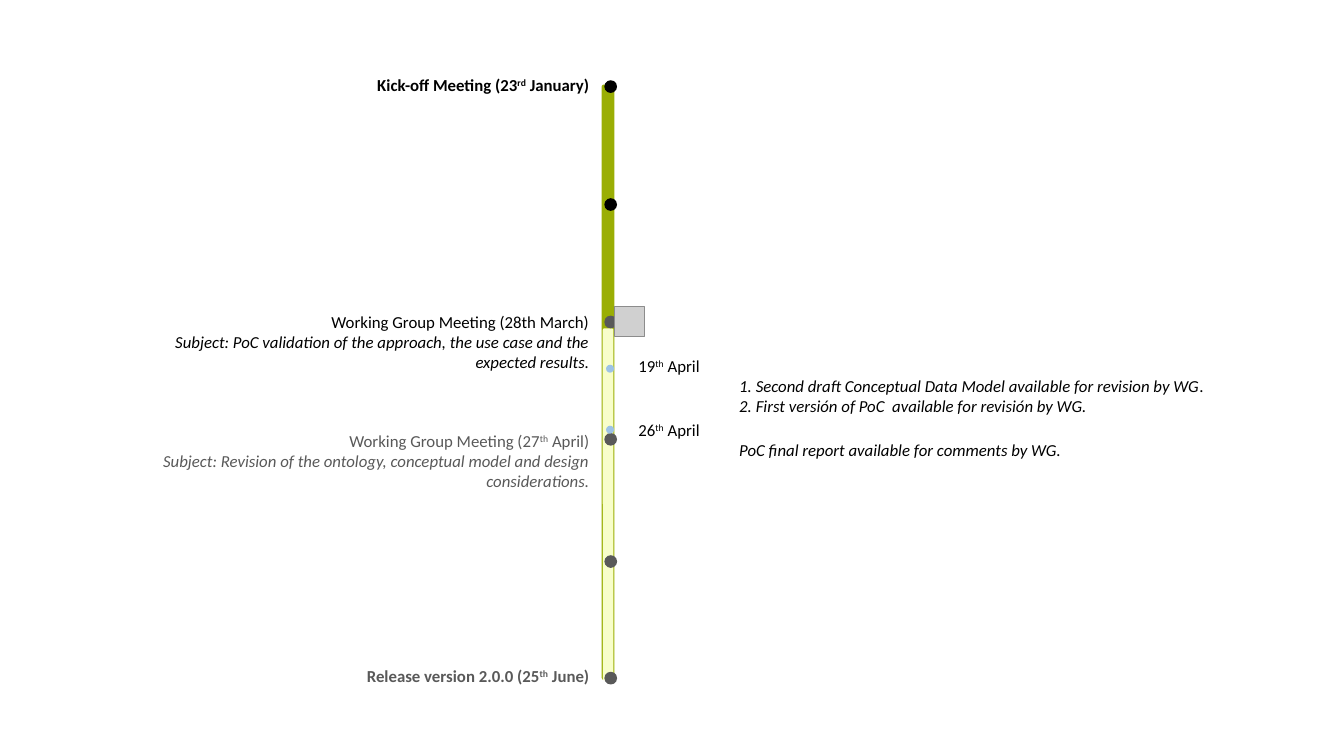
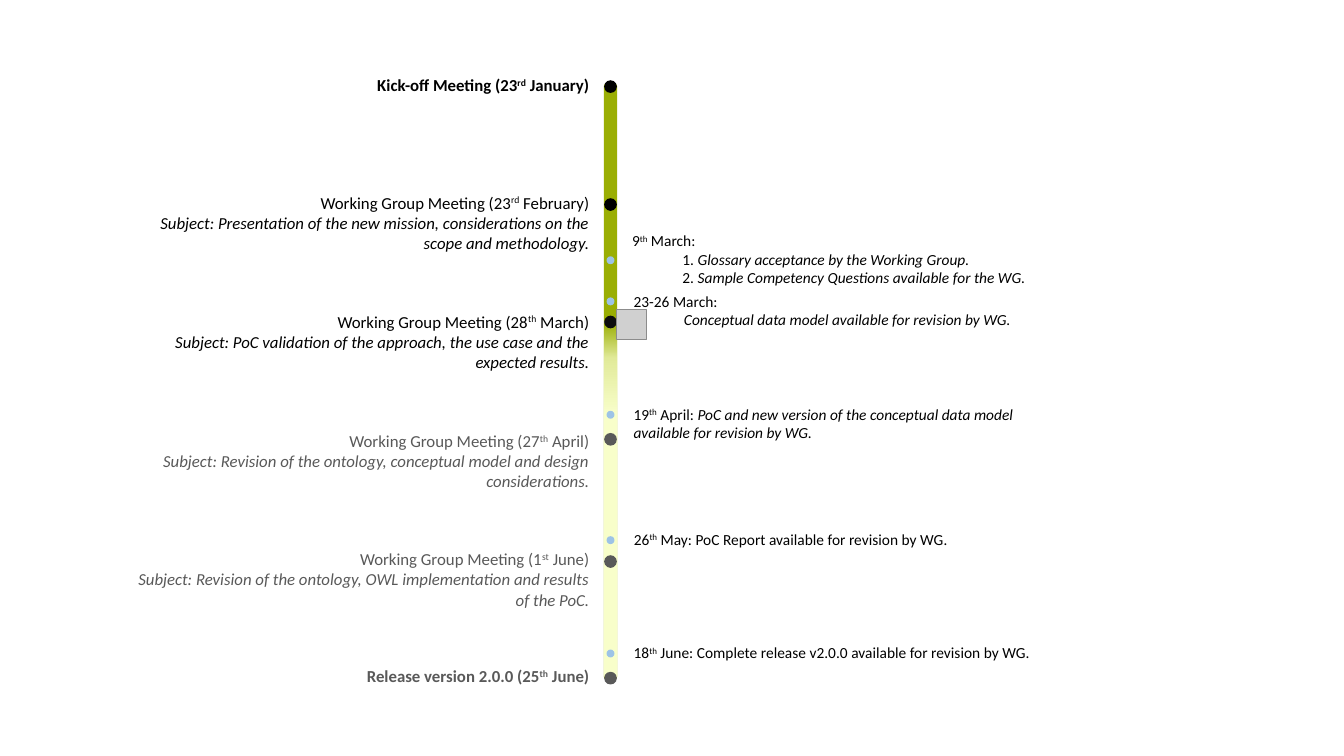
Before and after one commit to OP-TED/ePO, a slide deck: slide 1 of v2.0.0/08-Project Management/WGM Reports/5th_WGM/Timeline.pptx (slide 2 before the commit). Drawn at 1344x756 pixels with LibreOffice and Linux fonts; fonts in the diff are those of the drawing; grey boxes stand for pictures. Boxes give left, top, right and bottom in pixels: in the first picture for what was removed or moved away, otherwise in the second. Text is boxed around its words. In the diff, an @@ line names an element or a change of style, - is before the commit and + after.

```diff
--- a/v2.0.0/08-Project Management/WGM Reports/5th_WGM/Timeline.pptx
+++ b/v2.0.0/08-Project Management/WGM Reports/5th_WGM/Timeline.pptx
@@ text added at (x1=160, y1=197, x2=589, y2=252), 12 pt, text #000000, italic @@
+Working Group Meeting (23rd February)
+Subject: Presentation of the new mission, considerations on the scope and methodology.
@@ text added at (x1=651, y1=235, x2=1025, y2=286), 11 pt, text #000000, italic @@
+9th March:
+  1. Glossary acceptance by the Working Group.
+  2. Sample Competency Questions available for the WG.
@@ ellipse added at (x1=607, y1=256, x2=615, y2=264), fill #9DC3E6 @@
@@ ellipse added at (x1=607, y1=297, x2=615, y2=306), fill #9DC3E6 @@
@@ text at (x1=634, y1=296, x2=1010, y2=328): text changed; size 12 to 11 pt @@
-26th April
-PoC final report available for comments by WG.
+23-26 March:
+  Conceptual data model available for revision by WG.
@@ text at (x1=338, y1=316, x2=589, y2=331): now superscript in "(28th" @@
@@ rounded rectangle resized from (x1=603, y1=329, x2=614, y2=681) to (x1=604, y1=320, x2=618, y2=677) @@
@@ ellipse at (x1=604, y1=316, x2=617, y2=329): fill #595959 to #0D0D0D @@
@@ rounded rectangle added at (x1=605, y1=323, x2=618, y2=414), fill gradient #F8FECA to #E1EA99 to #9AAE04 @@
@@ ellipse moved from (x1=606, y1=425, x2=614, y2=434) to (x1=607, y1=411, x2=615, y2=419) @@
@@ text at (x1=634, y1=409, x2=1013, y2=441): text changed; size 12 to 11 pt @@
-19th April
-1. Second draft Conceptual Data Model available for revision by WG.
-2. First versión of PoC available for revisión by WG.
+19th April: PoC and new version of the conceptual data model available for revision by WG.
@@ ellipse moved from (x1=606, y1=365, x2=614, y2=373) to (x1=607, y1=536, x2=615, y2=544) @@
@@ text added at (x1=661, y1=534, x2=948, y2=548), 11 pt, text #000000 @@
+26th May: PoC Report available for revision by WG.
@@ text added at (x1=138, y1=553, x2=589, y2=608), 12 pt, text #595959, italic @@
+Working Group Meeting (1st June)
+Subject: Revision of the ontology, OWL implementation and results of the PoC.
@@ ellipse added at (x1=607, y1=649, x2=615, y2=657), fill #9DC3E6 @@
@@ text added at (x1=660, y1=647, x2=1029, y2=661), 11 pt, text #000000 @@
+18th June: Complete release v2.0.0 available for revision by WG.
```
Also in this commit, not shown: 2 slides removed, 1 other file.
